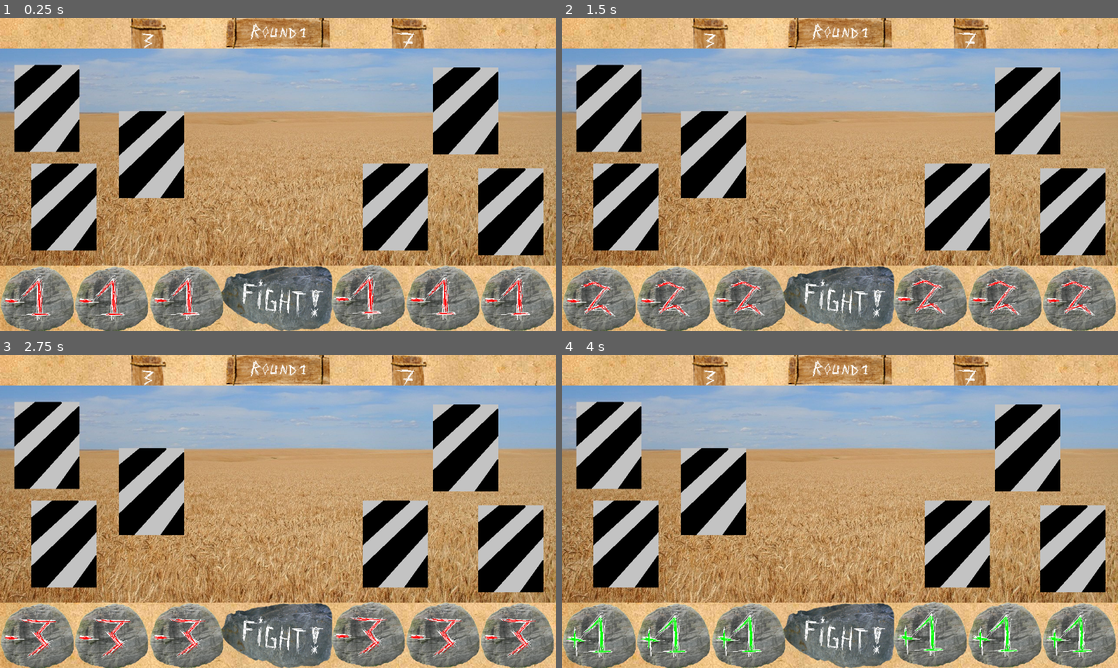
Above: before the commit, frames 1-4 (two rows, left to right).
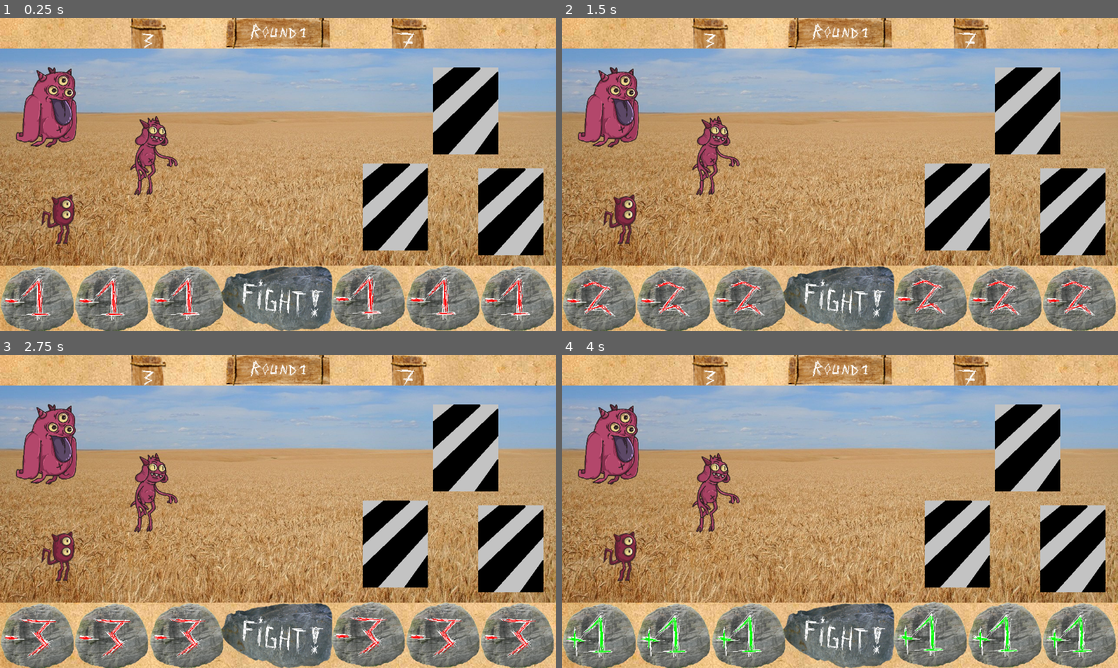
Above: after the commit, the same moments.

Repository: Onizik/Ludum04.24
Game: Godot game, scene res://scenes/main_game.tscn
Two runs of this game, one before a commit and one after it. Both use one fixed random seed, a clock stepped at 60 frames per second and the inputs below. The project has no main scene, so this scene is started directly.
Inputs (mouse positions are in pixels of both pictures, inside the frame that each line leads up to):
- Up to frame 1 (0.25 s): no input
- Up to frame 2 (1.5 s): click (840, 299) at 0.5 s; click (600, 299) at 1.25 s
- Up to frame 3 (2.75 s): click (111, 636) at 2 s
- Up to frame 4 (4 s): click (751, 636) at 2.75 s; click (928, 633) at 3.5 s

The runs differ from the first frame. In frame 1, 9.8% of the frame differs, in the area x 2-34%, y 14-75%; in frame 2, 9.8%; in frame 3, 9.8%; in frame 4, 9.8%.

Commit message:
add assets of enemies part 1

Diff:
--- a/scenes/main_game.tscn
+++ b/scenes/main_game.tscn
@@ -13,7 +13,10 @@
 [ext_resource type="Texture2D" uid="uid://c7owpamqx5myw" path="res://assets/game/spells/p1.png" id="11_wx3ou"]
 [ext_resource type="Texture2D" uid="uid://b4a1wyvxa2afo" path="res://assets/game/spells/p2.png" id="12_h0fb3"]
 [ext_resource type="Texture2D" uid="uid://p1mudxgx4rla" path="res://assets/game/spells/p3.png" id="13_lh688"]
+[ext_resource type="Texture2D" uid="uid://b7d0u20l0y7hu" path="res://assets/game/enemy/bes1/bes1.png" id="14_5whjd"]
 [ext_resource type="Texture2D" uid="uid://dvua2i762wlll" path="res://assets/game/enemy/enemy_temp.png" id="14_vji3i"]
+[ext_resource type="Texture2D" uid="uid://x6rhagmgh51x" path="res://assets/game/enemy/bes2/bes2.png" id="15_nxl0s"]
+[ext_resource type="Texture2D" uid="uid://cekuc218tqsjb" path="res://assets/game/enemy/bes4/Чертила средний.png" id="16_c4qpa"]
 
 [sub_resource type="SpriteFrames" id="SpriteFrames_5bgcr"]
 animations = [{
@@ -133,15 +136,18 @@
 
 [node name="d1" type="Sprite2D" parent="enemies"]
 position = Vector2(108, 208)
-texture = ExtResource("14_vji3i")
+texture = ExtResource("14_5whjd")
+flip_h = true
 
 [node name="d2" type="Sprite2D" parent="enemies"]
 position = Vector2(147, 435)
-texture = ExtResource("14_vji3i")
+texture = ExtResource("15_nxl0s")
+flip_h = true
 
 [node name="d3" type="Sprite2D" parent="enemies"]
 position = Vector2(349, 314)
-texture = ExtResource("14_vji3i")
+texture = ExtResource("16_c4qpa")
+flip_h = true
 
 [node name="d4" type="Sprite2D" parent="enemies"]
 position = Vector2(1072, 214)
Binary file added: assets/game/enemy/bes1/bes1.png
Not shown, added: assets/game/enemy/bes1/bes1.png.import
Binary file added: assets/game/enemy/bes1/parts/bes1_arm_l.png
Not shown, added: assets/game/enemy/bes1/parts/bes1_arm_l.png.import
Binary file added: assets/game/enemy/bes1/parts/bes1_arm_r.png
Not shown, added: assets/game/enemy/bes1/parts/bes1_arm_r.png.import
Binary file added: assets/game/enemy/bes1/parts/bes1_body.png
Not shown, added: assets/game/enemy/bes1/parts/bes1_body.png.import
Binary file added: assets/game/enemy/bes1/parts/bes1_leg_l.png
Not shown, added: assets/game/enemy/bes1/parts/bes1_leg_l.png.import
Binary file added: assets/game/enemy/bes1/parts/bes1_leg_r.png
Not shown, added: assets/game/enemy/bes1/parts/bes1_leg_r.png.import
(and 35 more such lines)
